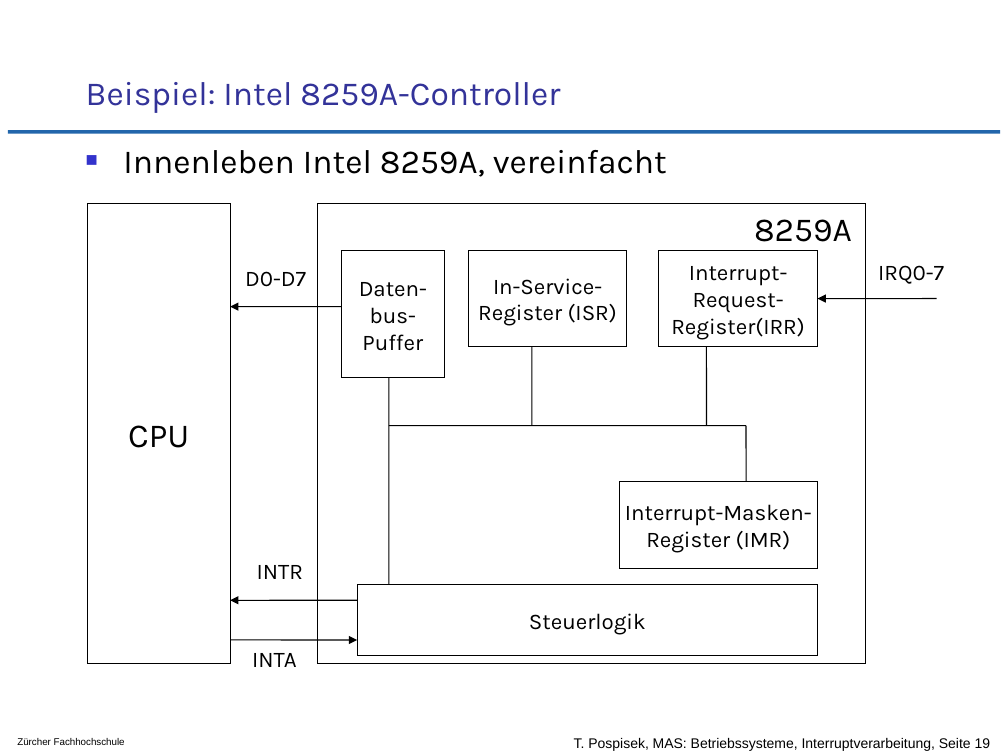
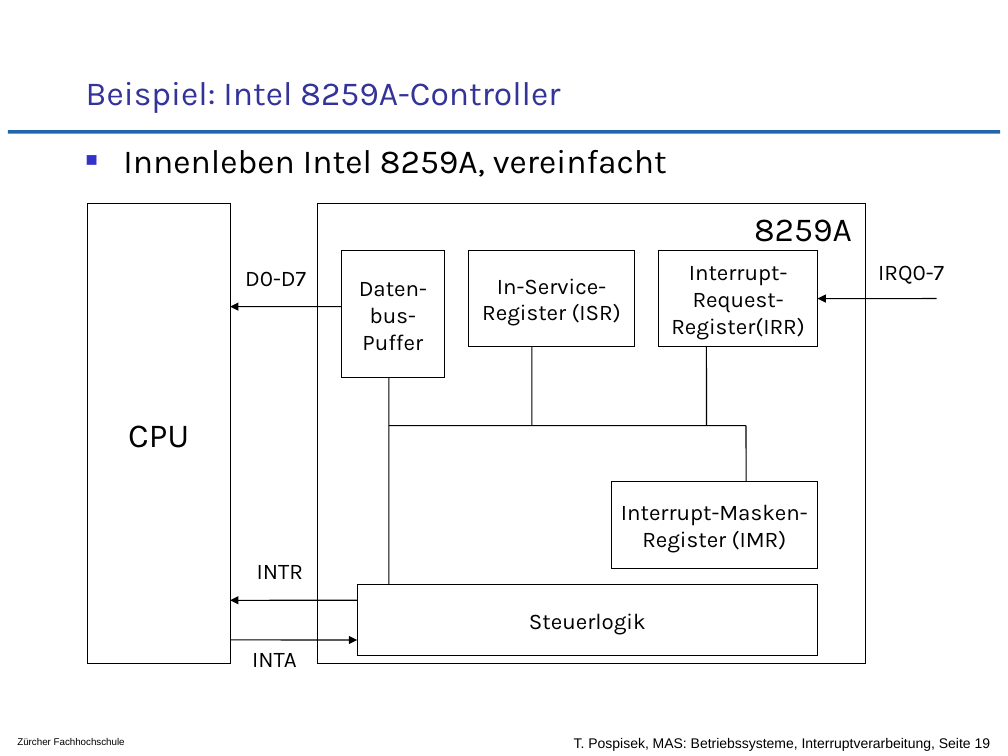
Before and after one commit to tpo/betriebssysteme, a slide deck: slide 19 of 04-3_Interruptverarbeitung_in_Betriebssystemen.odp. Drawn at 1008x756 pixels with LibreOffice and Linux fonts; fonts in the diff are those of the drawing; background and template pictures are left out. Boxes give left, top, right and bottom in pixels: in the first picture for what was removed or moved away, otherwise in the second. Text is boxed around its words. In the diff, an @@ line names an element or a change of style, - is before the commit and + after.

```diff
--- a/04-3_Interruptverarbeitung_in_Betriebssystemen.odp
+++ b/04-3_Interruptverarbeitung_in_Betriebssystemen.odp
@@ rectangle "In-Service-": place and size @@
-rectangle "In-Service-" at [469,251,627,347]
+rectangle "In-Service-" at [469,251,635,347]
@@ rectangle "Interrupt-Masken-": place and size @@
-rectangle "Interrupt-Masken-" at [619,481,817,569]
+rectangle "Interrupt-Masken-" at [611,481,817,569]
```
Also in this commit, not shown: 10 other slides changed.
